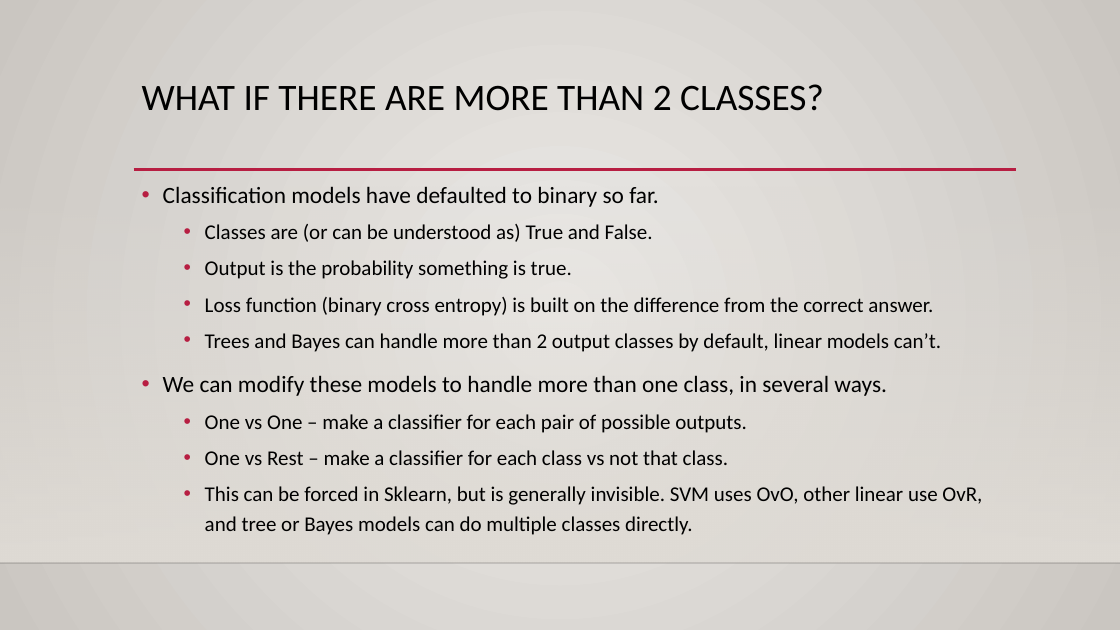
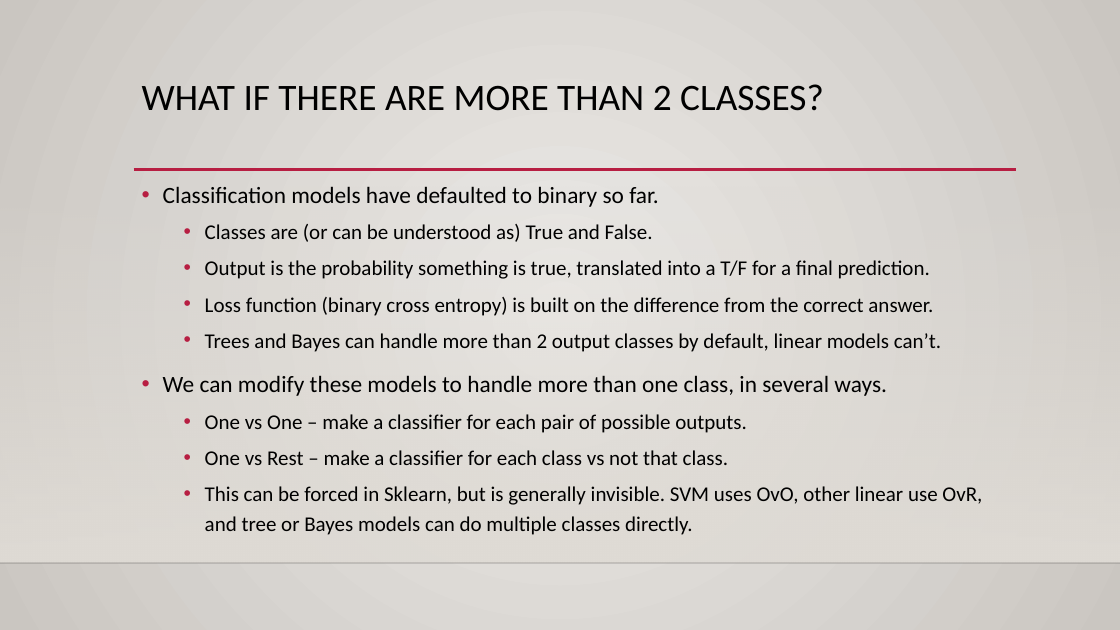
Before and after one commit to calvint13/Intro_to_Machine_Learning_Student_Workbooks, a slide deck: slide 8 of reference_content/Slides/Log_Reg_Images.pptx (slide 7 before the commit). Drawn at 1120x630 pixels with LibreOffice and Linux fonts; fonts in the diff are those of the drawing; background and template pictures are left out. Boxes give left, top, right and bottom in pixels: in the first picture for what was removed or moved away, otherwise in the second. Text is boxed around its words. In the diff, an @@ line names an element or a change of style, - is before the commit and + after.

```diff
--- a/reference_content/Slides/Log_Reg_Images.pptx
+++ b/reference_content/Slides/Log_Reg_Images.pptx
@@ text at bbox=[205, 260, 930, 279]: text changed @@
-  • Output is the probability something is true.
+  • Output is the probability something is true, translated into a T/F for a final prediction.
```
Also in this commit, not shown: 3 other slides changed, 1 slide added, 1 other file.
